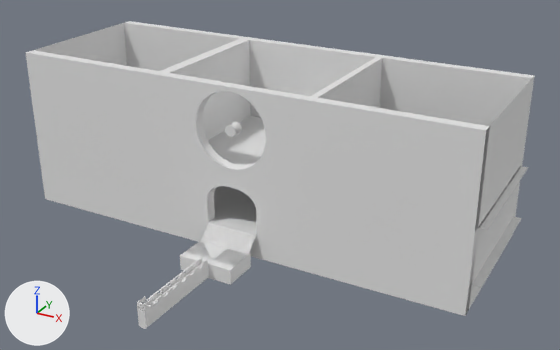
Two versions of the glTF model assets/level.glb, one commit apart.
Both versions are drawn from a 50 mm camera at (864.0, -1009.0, 861.0) aimed at (81.0, 414.0, 150.0). Arrows for +X, +Y and +Z are at lower left; the lights stay in place. The first picture is the older version. Where no turn or scale is listed for an object, it has been applied to the vertices. Vertices at exactly the same position are counted once.
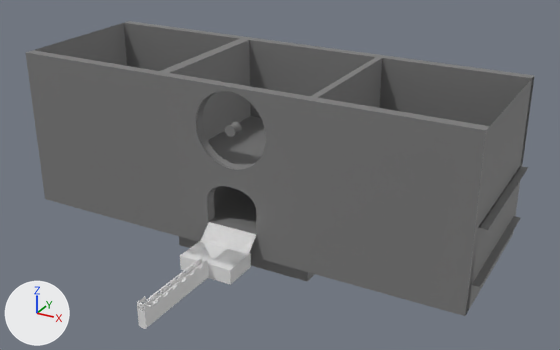
The edits, one by one:
Material 'Material.001' (mat_material_001) is new.
Its base color is (0.198, 0.198, 0.198) (grey #7b7b7b).
me_plane_001 is used by ob_plane_001; location (0.0, 532.0, -30.0).
me_plane_001 had 598 vertices, 1206 faces and spanned x -589.0..573.0, y -533.0..202.0, z 0.0..399.0.
me_plane_001 now has 645 vertices, 1287 faces and spans x -592.0..572.0, y -533.0..200.0, z -42.0..399.0.
Part 1, on me_plane_001:
4 vertices are removed from x 136.0..573.0, y -175.0..202.0, z 50.0..60.0.
189 faces are deleted.
33 vertices are added at x -592.0..570.0, y -175.0..178.0, z -42.0..183.0.
7 new vertices lie (0.0, 0.0, 64.0) away from vertices in x -173.0..271.0, y 2.0..48.0, z 60.0.
5 new vertices lie (0.0, 0.0, 59.0) away from vertices in x -173.0..271.0, y 2.0..48.0, z 124.0.
6 new vertices lie (0.0, 350.0, 0.0) away from vertices in x -591.0..184.0, y -175.0, z -42.0..60.0.
270 new faces join them.
me_plane_001 part 2: 957 faces spanning x -589.0..572.0, y -533.0..200.0, z 0.0..399.0 switch from no material to mat_material_001 (grey #7b7b7b).
Other edits to the shape of me_plane_001 do not show in these pictures.

Location of each change, (x1, y1, x2, y2) in pixels of the pictures (560 x 350 px; the box of a moved part takes in the faces that stretch with it):
part 1 of me_plane_001, moved or reshaped
    before: (208, 125, 522, 287)
    after: (179, 77, 534, 287)
part 2 of me_plane_001, recoloured (white to grey)
    both: (25, 21, 534, 316)
